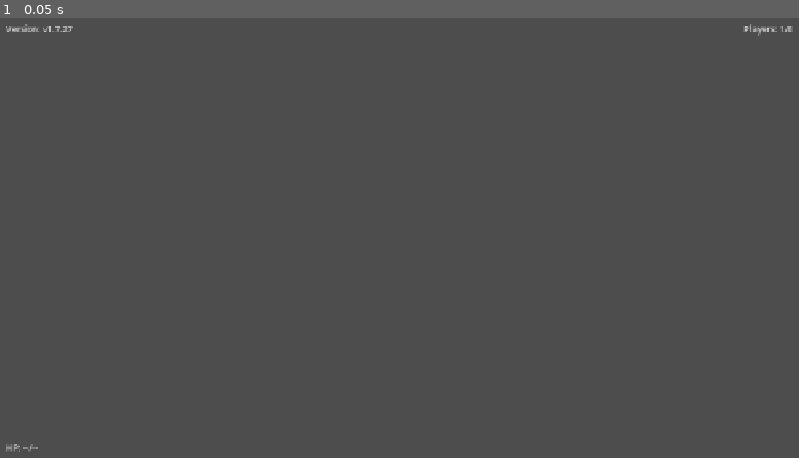
Above: before the commit, frame 1.
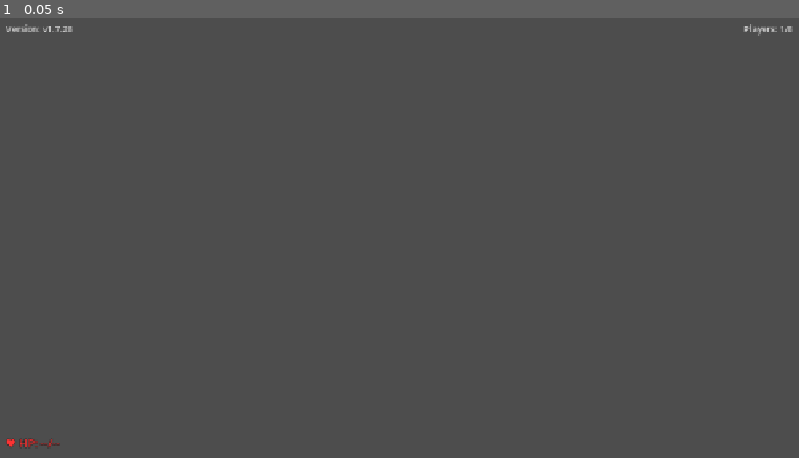
Above: after the commit, the same moment.

Repository: shikiuku/SimpleFPS
Game: Godot game, scene res://scenes/GameUI.tscn
The game is run twice, just before and just after one commit, with the same random seed, the same clock (stepped at 60 frames per second) and the same inputs. This scene is started directly instead of the project's main scene.
Inputs:
- Up to frame 1 (0.05 s): no input

The runs differ from the first frame. In frame 1, less than 0.1% of the frame differs, in the area x 0-10%, y 1-99%.

Commit message:
v1.7.28: Improve HP display visibility with red color, larger font, black outline, and heart icon

Diff:
--- a/project.godot
+++ b/project.godot
@@ -11,7 +11,7 @@
 [application]
 
 config/name="Simple FPS"
-config/version="1.7.27"
+config/version="1.7.28"
 config/tags=PackedStringArray("3d", "multiplayer", "fps")
 run/main_scene="res://scenes/MainMenu.tscn"
 config/features=PackedStringArray("4.4", "Forward Plus")
--- a/scenes/GameUI.tscn
+++ b/scenes/GameUI.tscn
@@ -1,10 +1,16 @@
-[gd_scene load_steps=3 format=3 uid="uid://c8e2377ae56r5"]
+[gd_scene load_steps=4 format=3 uid="uid://c8e2377ae56r5"]
 
 [ext_resource type="Script" uid="uid://c8gq6mxd1jt8k" path="res://scripts/GameUI.gd" id="1_gameui"]
 
 [sub_resource type="LabelSettings" id="LabelSettings_1"]
 font_size = 14
 font_color = Color(1, 1, 1, 0.8)
+
+[sub_resource type="LabelSettings" id="LabelSettings_Health"]
+font_size = 18
+font_color = Color(1, 0.2, 0.2, 1)
+outline_size = 2
+outline_color = Color(0, 0, 0, 1)
 
 [node name="GameUI" type="CanvasLayer"]
 script = ExtResource("1_gameui")
@@ -34,8 +40,8 @@
 anchor_top = 1.0
 anchor_bottom = 1.0
 offset_left = 10.0
-offset_top = -40.0
-offset_right = 150.0
+offset_top = -50.0
+offset_right = 200.0
 offset_bottom = -10.0
-text = "HP: 100/100"
-label_settings = SubResource("LabelSettings_1")
+text = "♥ HP: 100/100"
+label_settings = SubResource("LabelSettings_Health")
--- a/scripts/GameUI.gd
+++ b/scripts/GameUI.gd
@@ -5,7 +5,7 @@
 @onready var health_label = $HealthLabel
 
 # ゲームのバージョン
-const VERSION = "v1.7.27"
+const VERSION = "v1.7.28"
 
 func _ready():
 	# バージョンを表示
@@ -50,26 +50,12 @@
 		print("ERROR: HealthLabel not found!")
 		return
 
-	print("DEBUG: update_health_display called")
-	print("DEBUG: HealthLabel exists: ", health_label != null)
-	print("DEBUG: HealthLabel visible: ", health_label.visible if health_label else "N/A")
-	print("DEBUG: HealthLabel position: ", health_label.position if health_label else "N/A")
-
 	# ローカルプレイヤーのHPを取得
 	var local_player = get_local_player()
-	print("DEBUG: Local player found: ", local_player != null)
-
-	if local_player:
-		print("DEBUG: Player name: ", local_player.name)
-		print("DEBUG: Has get_health method: ", local_player.has_method("get_health"))
-		print("DEBUG: Has get_max_health method: ", local_player.has_method("get_max_health"))
-		print("DEBUG: Has is_dead property: ", "is_dead" in local_player)
 
 	if local_player and local_player.has_method("get_health") and local_player.has_method("get_max_health"):
 		var current_hp = local_player.get_health()
 		var max_hp = local_player.get_max_health()
-
-		print("DEBUG: HP values - Current: ", current_hp, " Max: ", max_hp)
 
 		# HPバーの色を変更（低いほど赤く）
 		var health_percentage = float(current_hp) / float(max_hp)
@@ -82,58 +68,36 @@
 		elif health_percentage <= 0.75:
 			color = Color.YELLOW
 
-		health_label.text = "HP: " + str(current_hp) + "/" + str(max_hp)
+		health_label.text = "♥ HP: " + str(current_hp) + "/" + str(max_hp)
 		health_label.modulate = color
-		print("DEBUG: Set health text to: ", health_label.text)
 
 		# 死亡時の表示
 		if local_player.is_dead:
-			health_label.text = "DEAD - Respawning..."
+			health_label.text = "💀 DEAD - Respawning..."
 			health_label.modulate = Color.RED
-			print("DEBUG: Player is dead, showing death message")
 	else:
-		health_label.text = "HP: --/--"
+		health_label.text = "♥ HP: --/--"
 		health_label.modulate = Color.WHITE
-		print("DEBUG: No valid local player found, showing default HP")
 
 func get_local_player():
 	# ローカルプレイヤー（権限を持つプレイヤー）を探す
 	var current_scene = get_tree().current_scene
-	print("DEBUG: Current scene: ", current_scene.name)
-	print("DEBUG: Current scene children count: ", current_scene.get_children().size())
 
 	# まずPlayersノードを探す
 	var players_node = current_scene.get_node_or_null("Players")
-	print("DEBUG: Players node found: ", players_node != null)
 	if players_node != null:
-		print("DEBUG: Players node children count: ", players_node.get_children().size())
 		for child in players_node.get_children():
-			print("DEBUG: Checking child in Players: ", child.name, " Type: ", child.get_class())
-			if child.has_method("is_multiplayer_authority"):
-				print("DEBUG: Child has is_multiplayer_authority method, authority: ", child.is_multiplayer_authority())
-				if child.is_multiplayer_authority():
-					print("Found local player in Players node: ", child.name)
-					return child
+			if child.has_method("is_multiplayer_authority") and child.is_multiplayer_authority():
+				return child
 
 	# Playersノードがない場合、シーン直下を探す
-	print("DEBUG: Searching scene root children...")
 	for child in current_scene.get_children():
-		print("DEBUG: Checking scene child: ", child.name, " Type: ", child.get_class())
-		if child.has_method("is_multiplayer_authority"):
-			print("DEBUG: Scene child has is_multiplayer_authority method, authority: ", child.is_multiplayer_authority())
-			if child.is_multiplayer_authority():
-				print("Found local player in scene root: ", child.name)
-				return child
+		if child.has_method("is_multiplayer_authority") and child.is_multiplayer_authority():
+			return child
 
 		# 孫ノードまで探す（TestLevelなどの子ノード内にプレイヤーがいる場合）
-		print("DEBUG: Checking grandchildren of: ", child.name)
 		for grandchild in child.get_children():
-			print("DEBUG: Checking grandchild: ", grandchild.name, " Type: ", grandchild.get_class())
-			if grandchild.has_method("is_multiplayer_authority"):
-				print("DEBUG: Grandchild has is_multiplayer_authority method, authority: ", grandchild.is_multiplayer_authority())
-				if grandchild.is_multiplayer_authority():
-					print("Found local player in grandchild: ", grandchild.name, " (parent: ", child.name, ")")
-					return grandchild
+			if grandchild.has_method("is_multiplayer_authority") and grandchild.is_multiplayer_authority():
+				return grandchild
 
-	print("No local player found")
 	return null
Not shown, changed: web-build/index.html
Not shown, changed: web-build/index.pck
